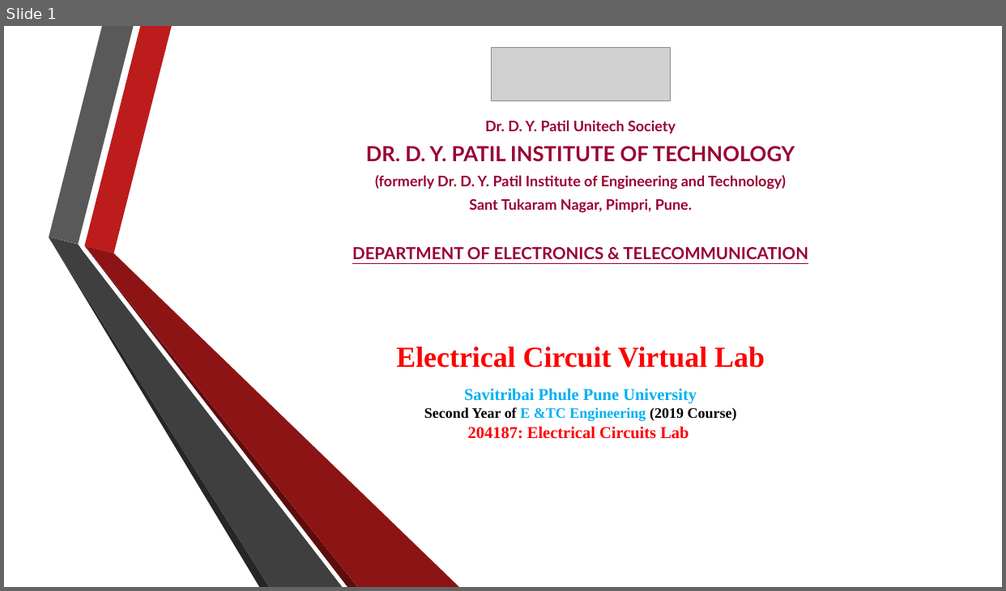
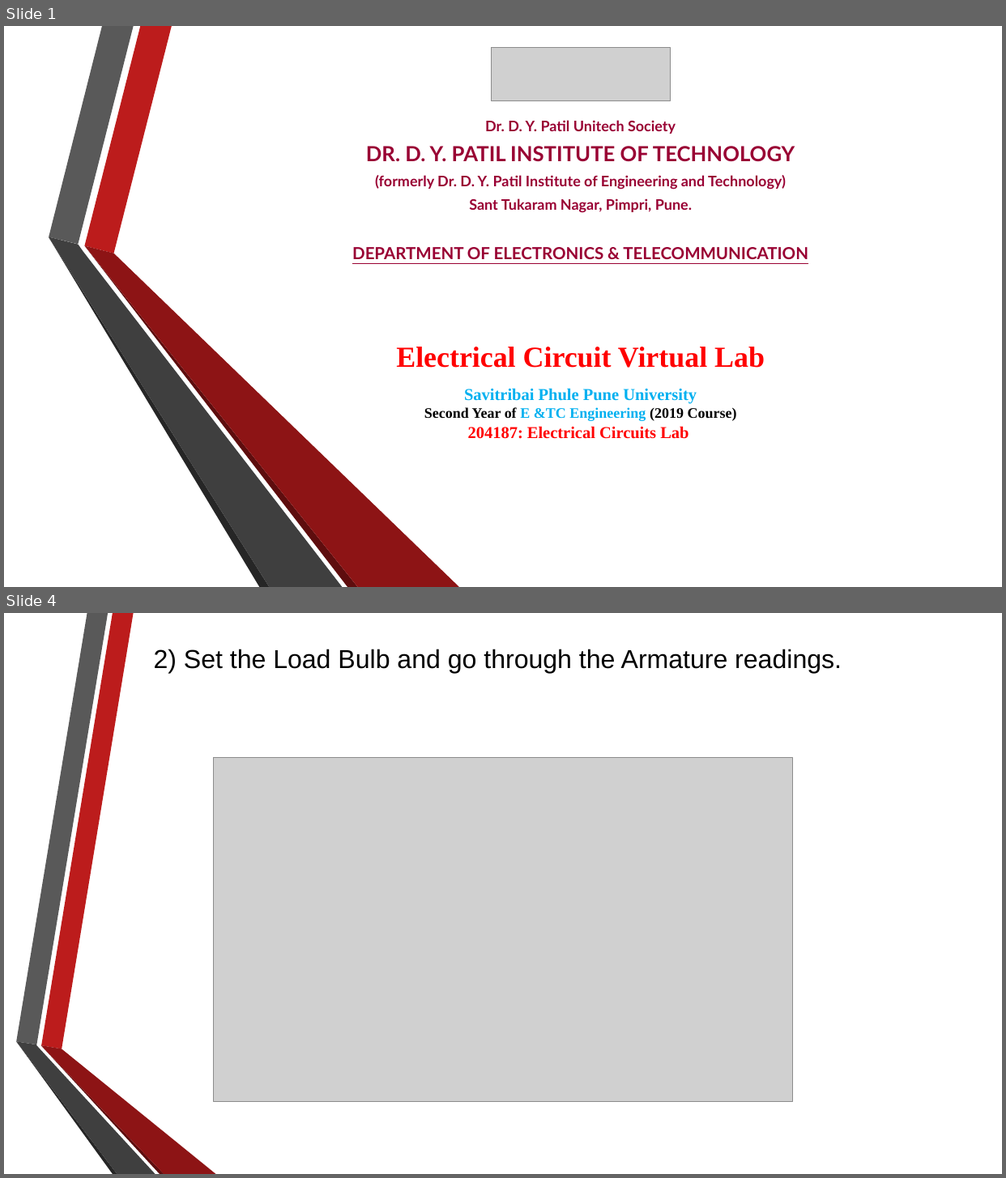
Before and after one commit to RahulAgrwal/Electrical-Virtual-lab, a slide deck: exp2/theoryimage/Procedure.pptx. Shown one above the other, each under a label of ours: slide 1 before the commit, slides 1 and 4 after it; the slides between them are not shown. The pictures are 1006x591 and 1006x1178 pixels, drawn with LibreOffice and Linux fonts; fonts in the diff are those of the drawing; grey boxes stand for pictures; background and template pictures are left out. Boxes give left, top, right and bottom in pixels: in the first picture for what was removed or moved away, otherwise in the second. Text is boxed around its words. In the diff, an @@ line names an element or a change of style, - is before the commit and + after.

```diff
--- a/exp2/theoryimage/Procedure.pptx
+++ b/exp2/theoryimage/Procedure.pptx
@@ slide 4 added at [4, 613, 1002, 1174], background picture (left out) @@
@@ text added at [154, 649, 842, 673], 25 pt, text #000000 @@
+2) Set the Load Bulb and go through the Armature readings.
@@ picture added at [214, 757, 793, 1102] @@
@@ group added at [16, 613, 216, 1174]: 6 freeform shapes @@
```
Also in this commit, not shown: 1 slide changed, 4 other slides added, 7 slides removed, 1 other file.
